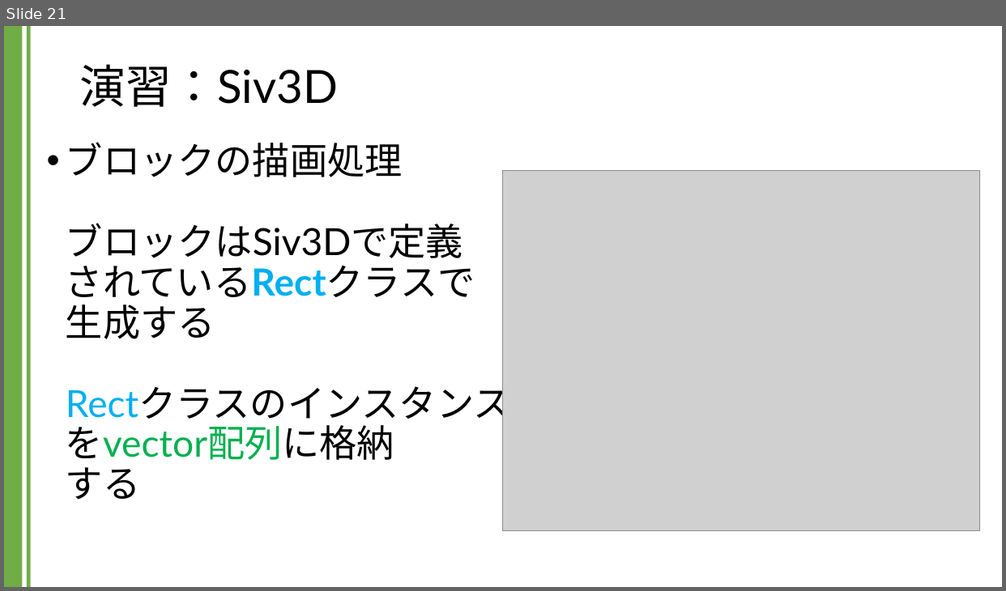
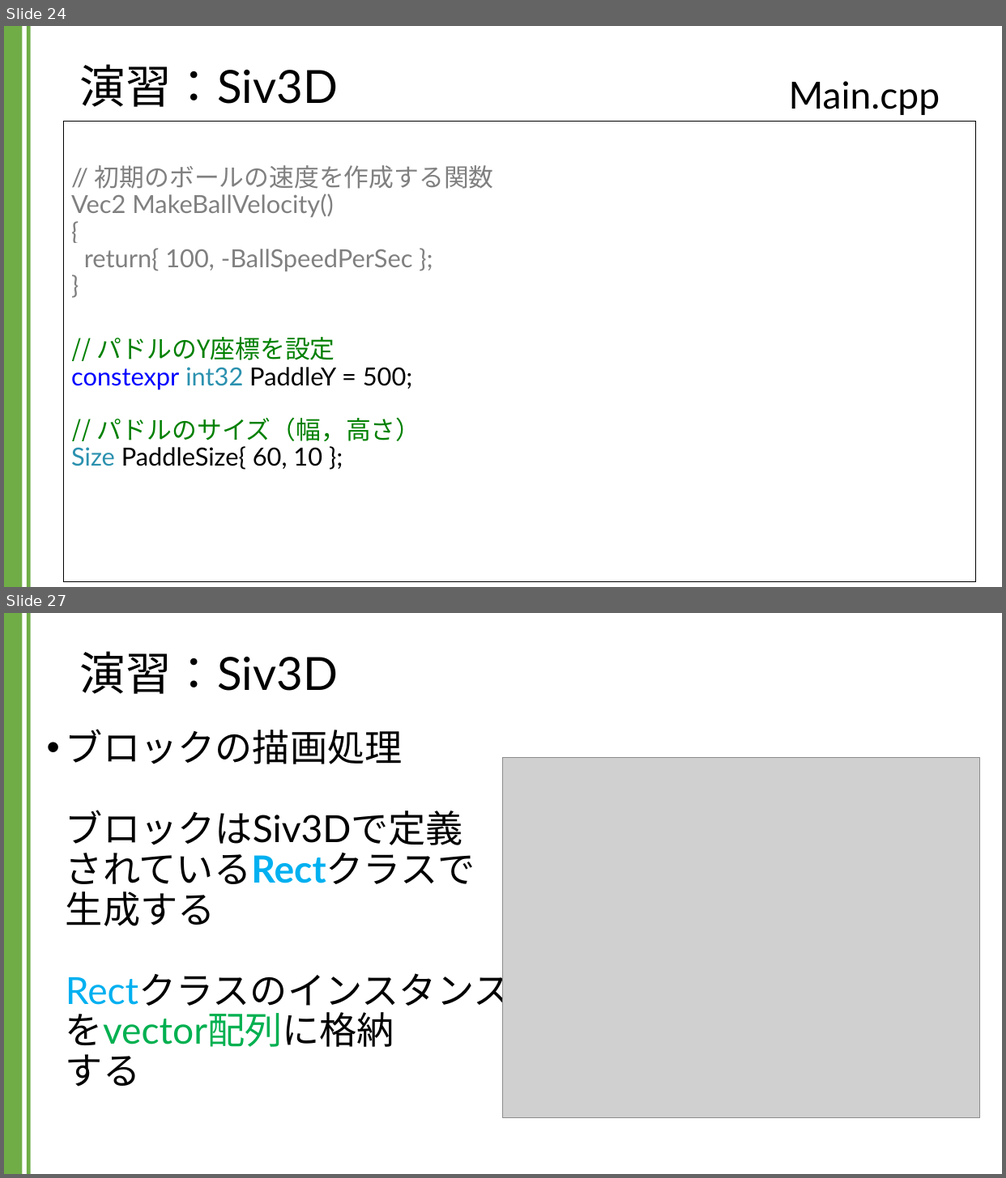
Before and after one commit to kic-murata/cpp2024, a slide deck: 授業資料/演習課題：Siv3D.pptx. Shown one above the other, each under a label of ours: slide 21 before the commit, slides 24 and 27 after it; the slides between them are not shown. The pictures are 1006x591 and 1006x1178 pixels, drawn with LibreOffice and Linux fonts; fonts in the diff are those of the drawing; grey boxes stand for pictures; background and template pictures are left out. Boxes give left, top, right and bottom in pixels: in the first picture for what was removed or moved away, otherwise in the second. Text is boxed around its words. In the diff, an @@ line names an element or a change of style, - is before the commit and + after.

```diff
--- a/授業資料/演習課題：Siv3D.pptx
+++ b/授業資料/演習課題：Siv3D.pptx
@@ slide 24 added at (4, 26, 1002, 587), background #FFFFFF; not listed: 2 template elements that a slide beside it also shows @@
@@ title added at (80, 64, 338, 107), 44 pt, text #000000 @@
+演習：Siv3D
@@ text added at (789, 81, 940, 115), 36 pt, text #000000 @@
+Main.cpp
@@ rectangle added at (64, 121, 976, 582), fill #FFFFFF, outline #000000 0.75 pt, 24 pt, text #808080 @@
+// 初期のボールの速度を作成する関数
+Vec2 MakeBallVelocity()
+{
+return{ 100, -BallSpeedPerSec };
+}
+// パドルのY座標を設定
+constexpr int32 PaddleY = 500;
+// パドルのサイズ（幅，高さ）
+Size PaddleSize{ 60, 10 };
@@ what was slide 21 is now slide 27 @@
```
Also in this commit, not shown: 9 slides changed, 5 other slides added.
